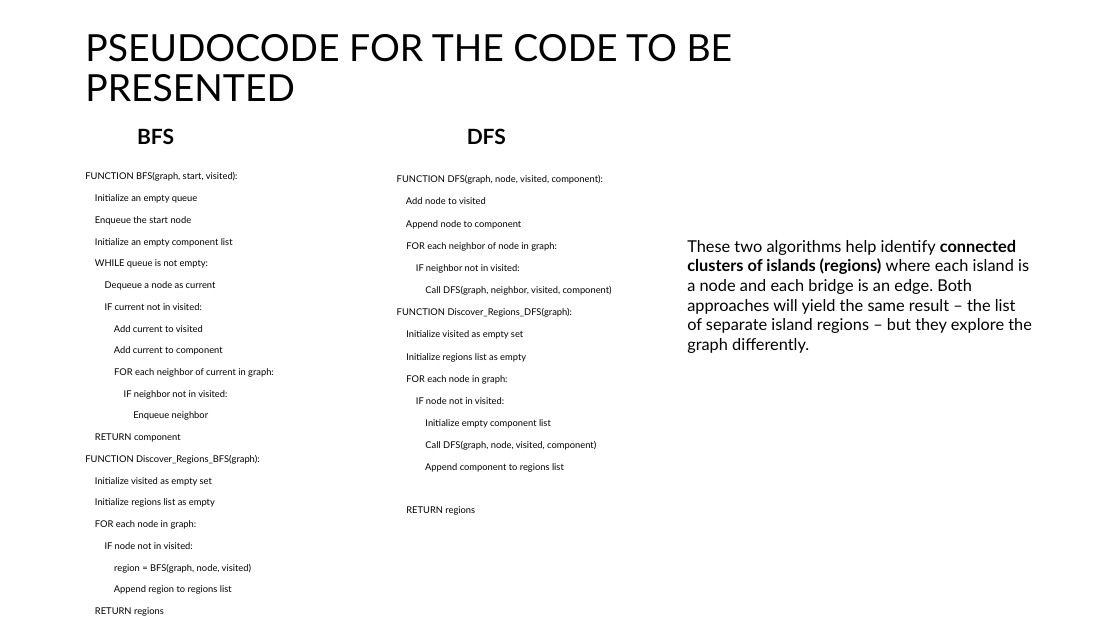
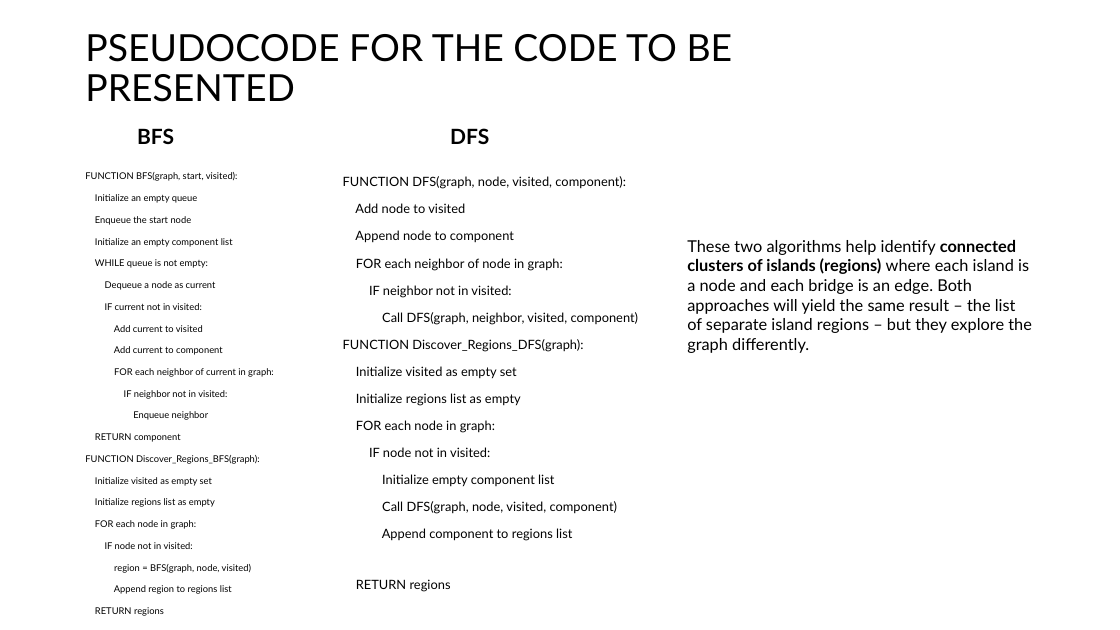
Before and after one commit to Rvkuu/BFS_and_DFS, a slide deck: slide 10 of BFS and DFS.pptx. Drawn at 1120x630 pixels with LibreOffice and Linux fonts; fonts in the diff are those of the drawing. Boxes give left, top, right and bottom in pixels: in the first picture for what was removed or moved away, otherwise in the second. Text is boxed around its words. In the diff, an @@ line names an element or a change of style, - is before the commit and + after.

Commit message:
BFS and DFS

```diff
--- a/BFS and DFS.pptx
+++ b/BFS and DFS.pptx
@@ text "DFS" moved from (x1=467, y1=128, x2=506, y2=144) to (x1=450, y1=128, x2=489, y2=144) @@
@@ text "FUNCTION DFS(graph, node, visited, component):" moved from (x1=397, y1=175, x2=612, y2=515) to (x1=343, y1=176, x2=638, y2=592) @@
@@ text "FUNCTION DFS(graph, node, visited, component):" at (x1=343, y1=176, x2=638, y2=592): size 8 to 11 pt @@
```
Also in this commit, not shown: 1 slide added.
